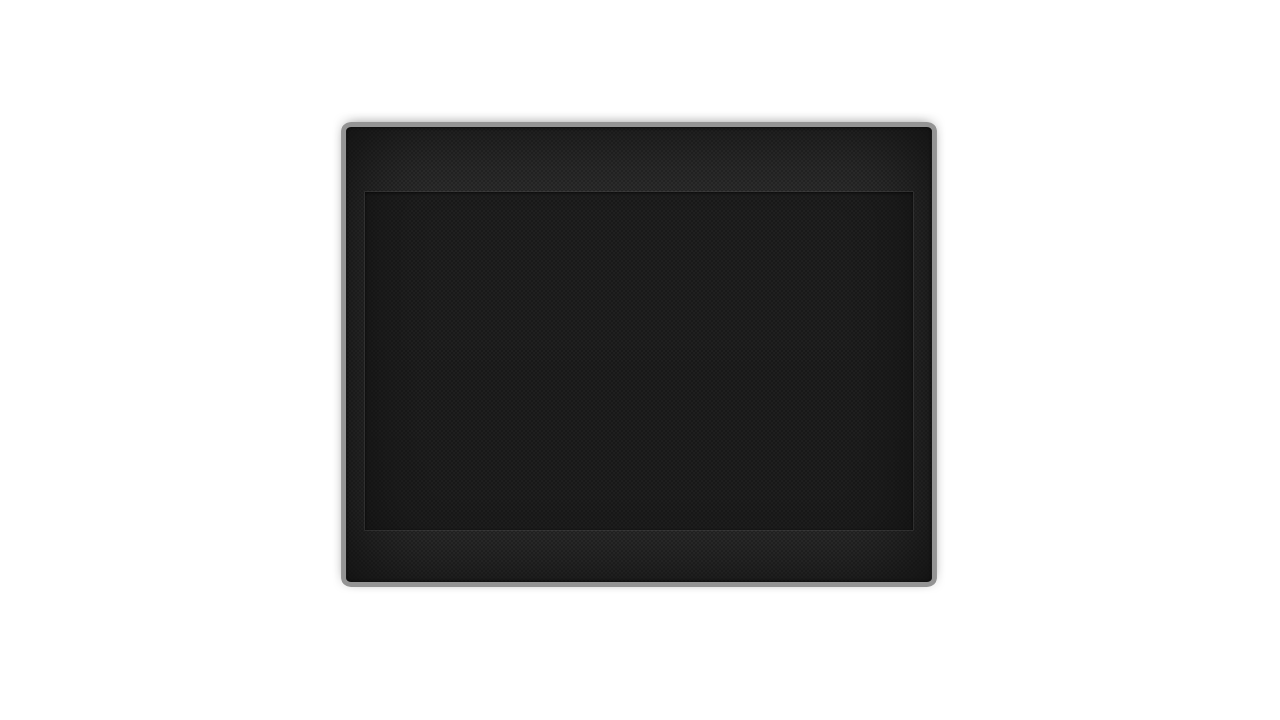
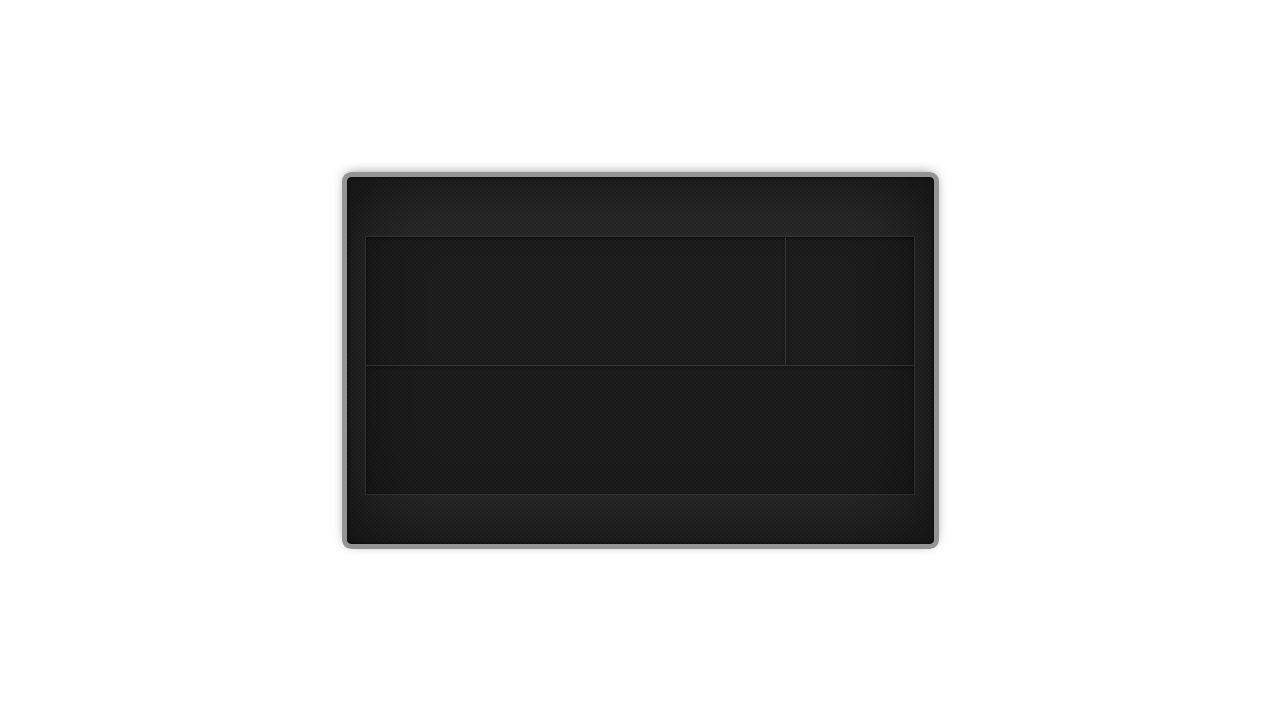
Layer changes from the first (1280, 720) image to the second:
added group "Profiles Settings" with 2 layers above "Content-Lock-PicInfo-Peripherals" over [347, 177, 934, 544]
added layer "text-field-profile-settings" in group "Profiles Settings" over [366, 237, 914, 494]
added layer "Base" (1st of 12, in "Profiles Settings") (95%) in group "Profiles Settings" over [347, 177, 934, 544]
hid group "Content-Lock-PicInfo-Peripherals" (5 layers) over [346, 127, 932, 582]
hid "picture-info" over [365, 192, 913, 530]
